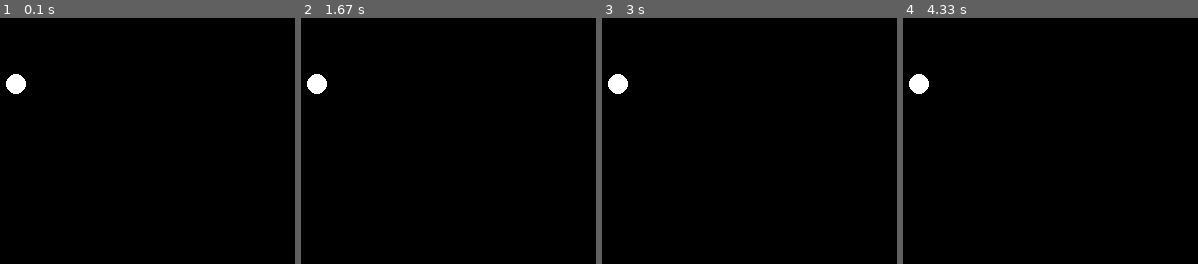
Above: before the commit, frames 1-4 (left to right).
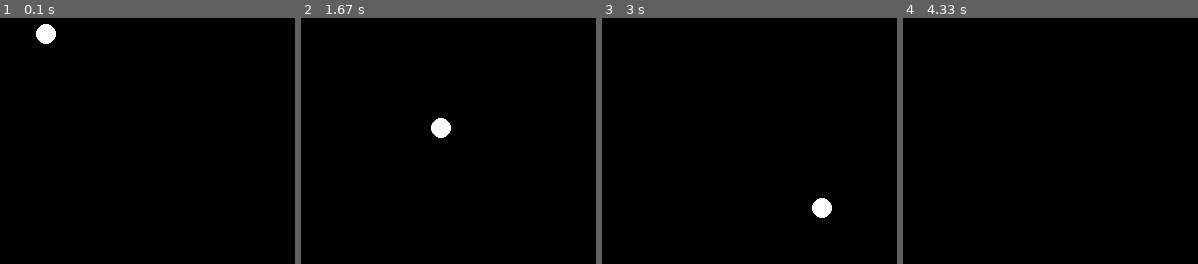
Above: after the commit, the same moments.

Repository: jinsoohyun/HomeWork
Game: pygame game, started from lab1/embedded_pyGame/Crash_Of_Block.py
The game is run twice, just before and just after one commit, with the same random seed, the same clock (stepped at 60 frames per second) and the same inputs.
Inputs:
- Up to frame 1 (0.1 s): no input
- Up to frame 2 (1.67 s): no input
- Up to frame 3 (3 s): no input
- Up to frame 4 (4.33 s): no input

The runs differ from the first frame. In frame 1, 0.8% of the frame differs, in the area x 2-19%, y 2-31%; in frame 2, 0.8%; in frame 3, 0.8%; in frame 4, 0.4%.

Commit message:
moving ball

Diff:
--- a/lab1/embedded_pyGame/Crash_Of_Block.py
+++ b/lab1/embedded_pyGame/Crash_Of_Block.py
@@ -1,10 +1,9 @@
 #coding:utf-8
+# draw ball
+# draw ball & moving it
+
 import pygame, sys
 from pygame.locals import *
-
-pygame.init()
-G_screen = pygame.display.set_mode((640, 480))
-pygame.display.set_caption('Crash of Block')
 
 BLACK   = ( 0,  0,  0)
 WHITE   = (255,255,255)
@@ -12,15 +11,29 @@
 GREEN   = ( 0,255,  0)
 BLUE    = ( 0,  0,255)
 
+width = 640
+height = 480
+radius = 10
+bx = width / 2
+by = height / 2
+dx = 1
+dy = 1
+
+pygame.init()
+screen = pygame.display.set_mode((width, height))
+pygame.display.set_caption('Crash_Of_Block')
+
 def drawball(x, y, r):
-    pygame.draw.circle(G_screen, WHITE, (x, y), r, 0)
-
+    pygame.draw.circle(screen, WHITE, (int(x), int(y)), r, 0)
 
 while True:
+    screen.fill(BLACK)
     for event in pygame.event.get():
         if event.type == QUIT:
             pygame.quit()
             sys.exit()
 
-    drawball(300, 300, 10)
+    bx += dx
+    by += dy
+    drawball(bx, by, radius)
     pygame.display.update()
